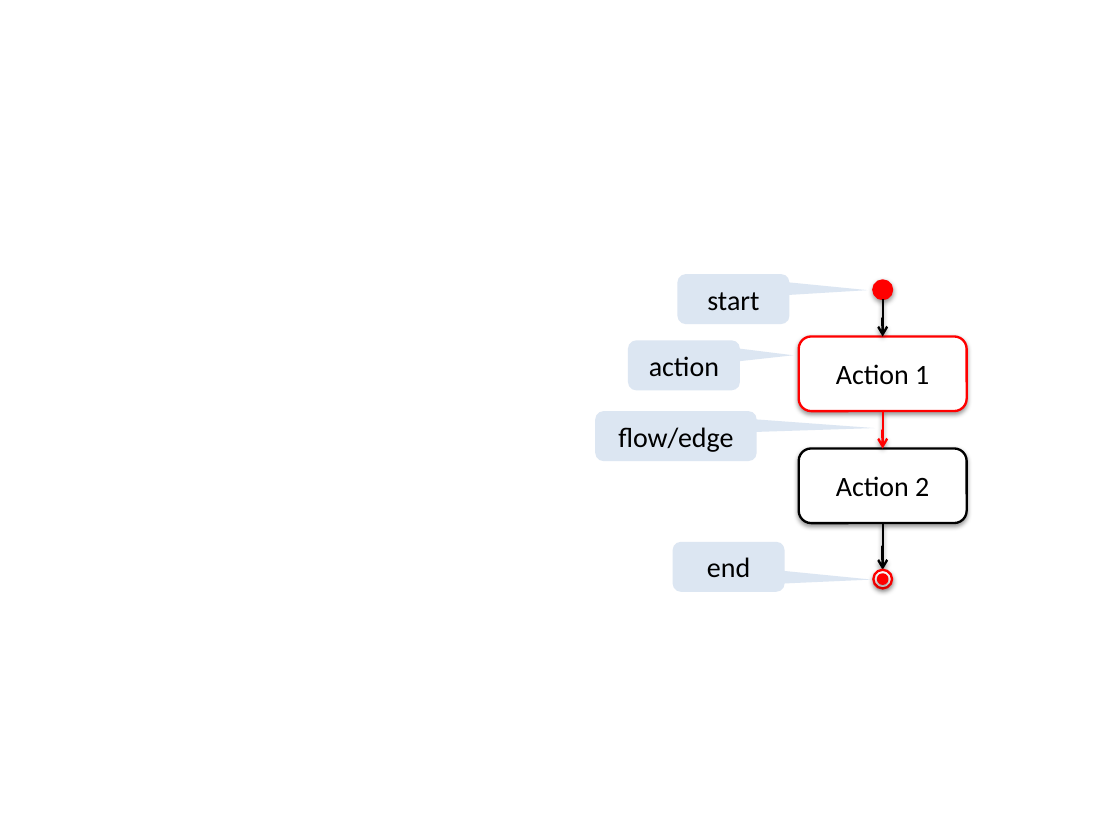
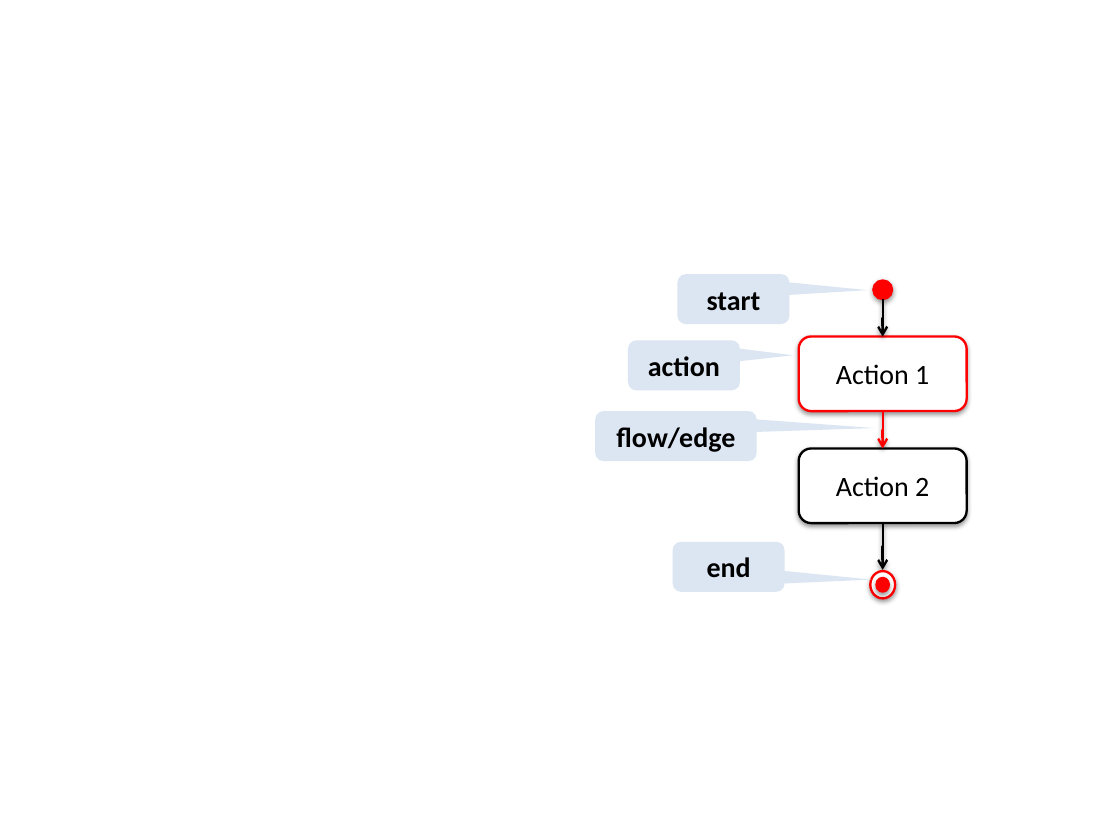
Before and after one commit to se-edu/se-book, a slide deck: slide 1 of diagrams/uml/activityDiagrams/basicNotations/linearPaths/notation.pptx. Drawn at 1120x840 pixels with LibreOffice and Linux fonts; fonts in the diff are those of the drawing. Boxes give left, top, right and bottom in pixels: in the first picture for what was removed or moved away, otherwise in the second. Text is boxed around its words. In the diff, an @@ line names an element or a change of style, - is before the commit and + after.

```diff
--- a/diagrams/uml/activityDiagrams/basicNotations/linearPaths/notation.pptx
+++ b/diagrams/uml/activityDiagrams/basicNotations/linearPaths/notation.pptx
@@ bold on in 3 elements at (678, 274, 790, 325), (595, 411, 756, 461), (628, 340, 740, 391) @@
@@ ellipse: place and size @@
-ellipse at (874, 570, 893, 589)
+ellipse at (870, 571, 895, 598)
@@ ellipse: place and size @@
-ellipse at (878, 575, 887, 584)
+ellipse at (877, 578, 889, 591)
```
Also in this commit, not shown: 20 other files.
